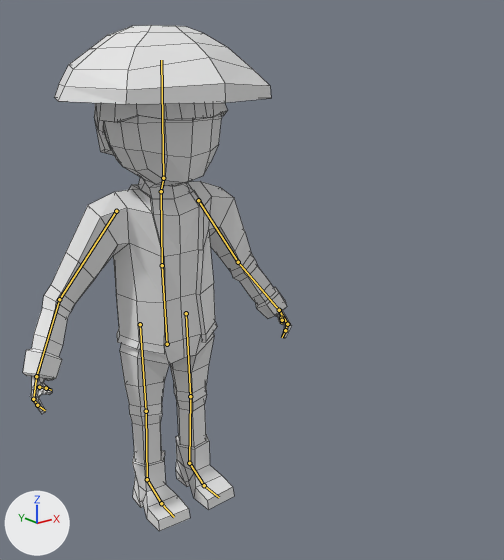
Before and after pictures for a commit that changed the Blender file Map/Assets/Models/Yamato_civil/yamato_civil.blend.
Before and after are seen from a 50 mm lens placed at (-10.89, -17.88, 14.14), pointed at (2.25, -1.46, 7.58). Arrows for +X, +Y and +Z are at lower left; the lights stay in place. The bones that bend it are drawn over the model as lines. Mesh edges are drawn as thin lines.

Names of what the first picture shows: 'Yamato'.
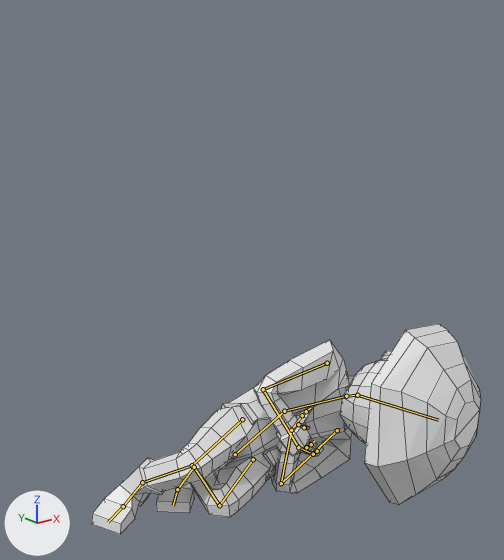
The newer file adds an action. The first version stands in its rest pose; the second is drawn at frame 15 of the action 'Dead'.

The change in detail:
Bone 'abdomen' (bone_abdomen) moves from (0.0, 0.0, 0.0) to (-0.52, -4.09, 1.98).
Bone 'abdomen' (bone_abdomen) turns from (0, 0, 0) to (63, 22, -29) degrees about its own x, y and z.
Bone 'pecho' (bone_pecho) turns from (0, 0, 0) to (-39, 1, 73) degrees about its own x, y and z.
Bone 'cabeza' (bone_cabeza) turns from (0, 0, 0) to (-53, 3, 8) degrees about its own x, y and z.
Bone 'brazo_L' (bone_brazo_l) turns from (0, 0, 0) to (-30, -20, -23) degrees about its own x, y and z.
Bone 'antebrazo_L' (bone_antebrazo_l) turns from (0, 0, 0) to (-88, -46, -20) degrees about its own x, y and z.
Bone 'mano_L' (bone_mano_l) turns from (0, 0, 0) to (-2, -2, -21) degrees about its own x, y and z.
Bone 'brazo_R' (bone_brazo_r) turns from (0, 0, 0) to (-30, 20, 23) degrees about its own x, y and z.
Bone 'antebrazo_R' (bone_antebrazo_r) turns from (0, 0, 0) to (-68, 50, 28) degrees about its own x, y and z.
Bone 'mano_R' (bone_mano_r) turns from (0, 0, 0) to (-15, 15, 16) degrees about its own x, y and z.
Bone 'tibia_L' (bone_tibia_l) turns from (0, 0, 0) to (-2, -3, 4) degrees about its own x, y and z.
Bone 'tibia_R' (bone_tibia_r) turns from (0, 0, 0) to (-2, 2, 1) degrees about its own x, y and z.
Bone 'pie_L_control' (bone_pie_l_control) turns from (0, 0, 0) to (0, 0, -45) degrees about its own x, y and z.
Bone 'pie_L.001' (bone_pie_l_001) turns from (0, 0, 0) to (4, 24, -24) degrees about its own x, y and z.
Bone 'pie_R_control' (bone_pie_r_control) turns from (0, 0, 0) to (0, 0, -62) degrees about its own x, y and z.
Bone 'pie_R.001' (bone_pie_r_001) turns from (0, 0, 0) to (5, 13, -13) degrees about its own x, y and z.

What differs and where, as boxes (x1, y1, x2, y2) in the pictures (504 x 560 px):
'Yamato', posed (44% wider, 58% shorter)
    before: (23, 25, 292, 531)
    after: (92, 324, 481, 534)
bone 'abdomen', root to tip
    before: (167, 344) to (162, 265)
    after: (235, 454) to (284, 411)
bone 'pecho', root to tip
    before: (162, 265) to (161, 191)
    after: (284, 411) to (346, 396)
bone 'cabeza', root to tip
    before: (163, 178) to (161, 60)
    after: (357, 395) to (438, 420)
bone 'brazo_L', root to tip
    before: (198, 200) to (238, 262)
    after: (337, 430) to (281, 483)
bone 'antebrazo_L', root to tip
    before: (238, 262) to (279, 310)
    after: (281, 483) to (291, 430)
bone 'mano_L', root to tip
    before: (279, 310) to (287, 324)
    after: (291, 430) to (302, 415)
bone 'brazo_R', root to tip
    before: (116, 211) to (59, 299)
    after: (327, 363) to (263, 389)
bone 'antebrazo_R', root to tip
    before: (59, 299) to (36, 376)
    after: (263, 389) to (298, 447)
bone 'mano_R', root to tip
    before: (36, 376) to (33, 399)
    after: (298, 447) to (313, 454)
bone 'tibia_L', root to tip
    before: (190, 396) to (189, 463)
    after: (219, 505) to (194, 467)
bone 'tibia_R', root to tip
    before: (146, 411) to (147, 479)
    after: (192, 465) to (142, 482)
